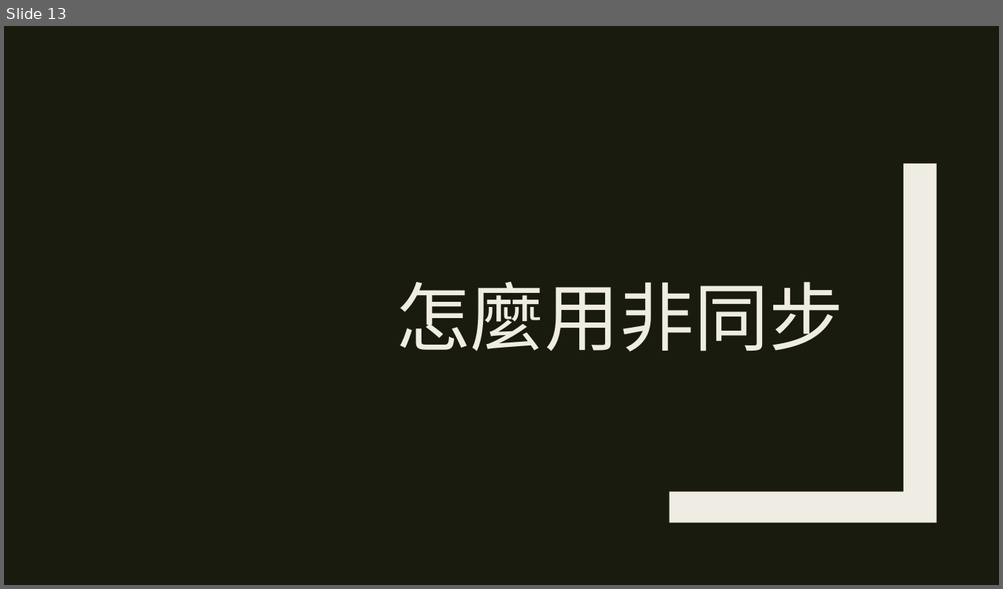
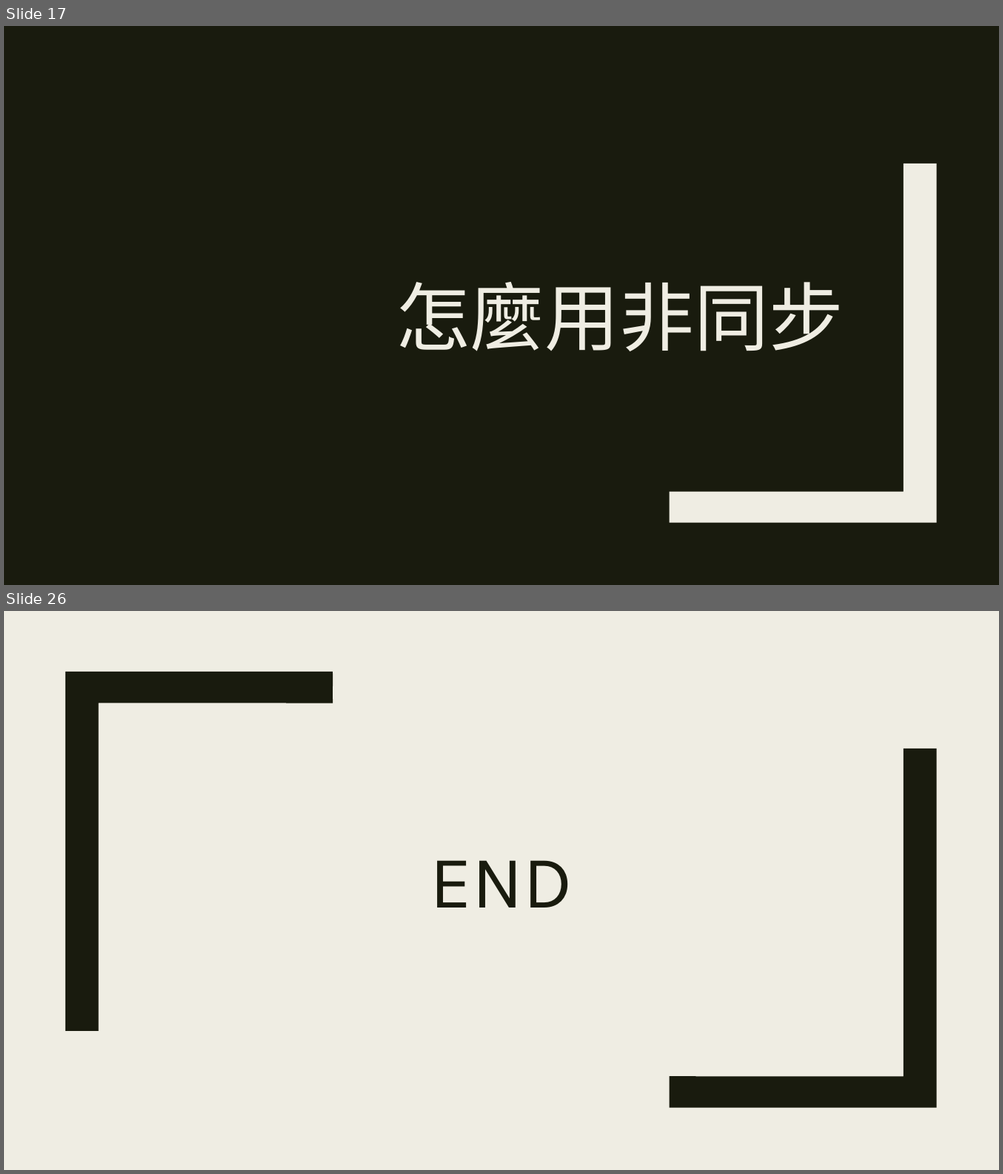
Before and after one commit to ryans610/.NET-Async-Basic, a slide deck: .NET非同步入門.pptx. Shown one above the other, each under a label of ours: slide 13 before the commit, slides 17 and 26 after it; the slides between them are not shown. The pictures are 1003x589 and 1003x1174 pixels, drawn with LibreOffice and Linux fonts; fonts in the diff are those of the drawing. Boxes give left, top, right and bottom in pixels: in the first picture for what was removed or moved away, otherwise in the second. Text is boxed around its words. In the diff, an @@ line names an element or a change of style, - is before the commit and + after.

```diff
--- a/.NET非同步入門.pptx
+++ b/.NET非同步入門.pptx
@@ slide 26 added at <box>4,611,999,1170</box>, background #EFEDE3 @@
@@ freeform shape added at <box>65,672,333,1031</box>, fill #191B0E @@
@@ freeform shape added at <box>669,749,936,1108</box>, fill #191B0E @@
@@ title added at <box>430,860,572,908</box>, 72 pt, text #191B0E @@
+END
@@ what was slide 13 is now slide 17 @@
```
Also in this commit, not shown: 5 slides changed, 13 other slides added, 2 slides removed, 4 other files.
